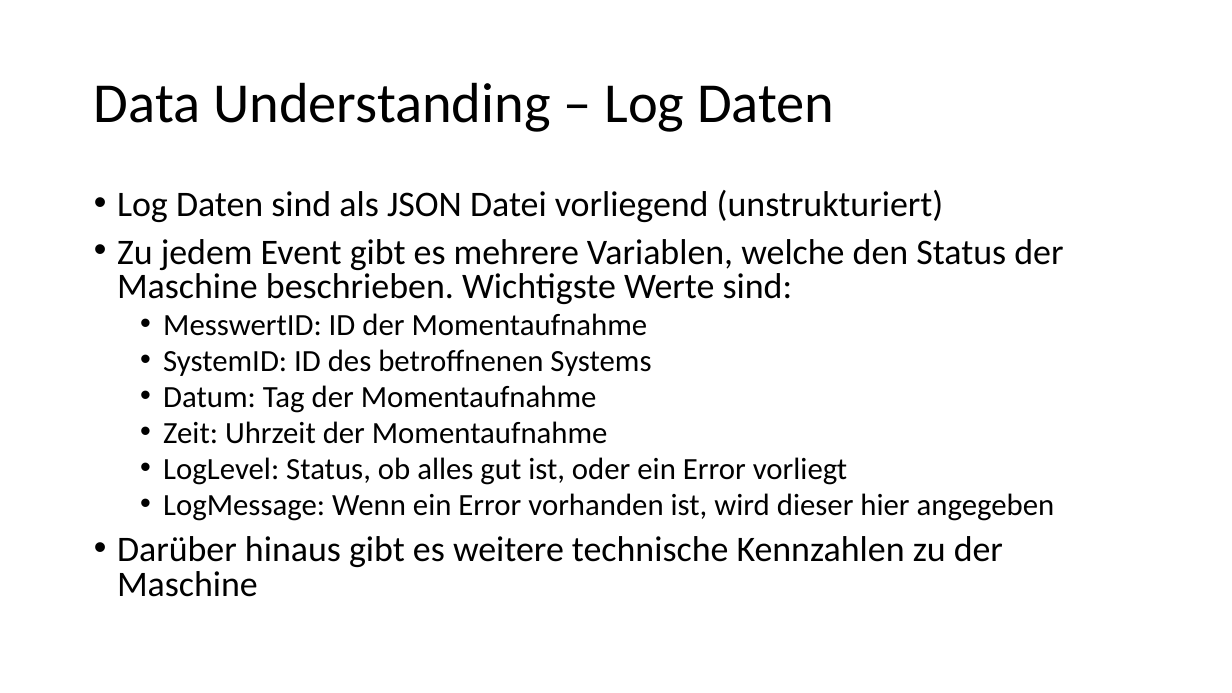
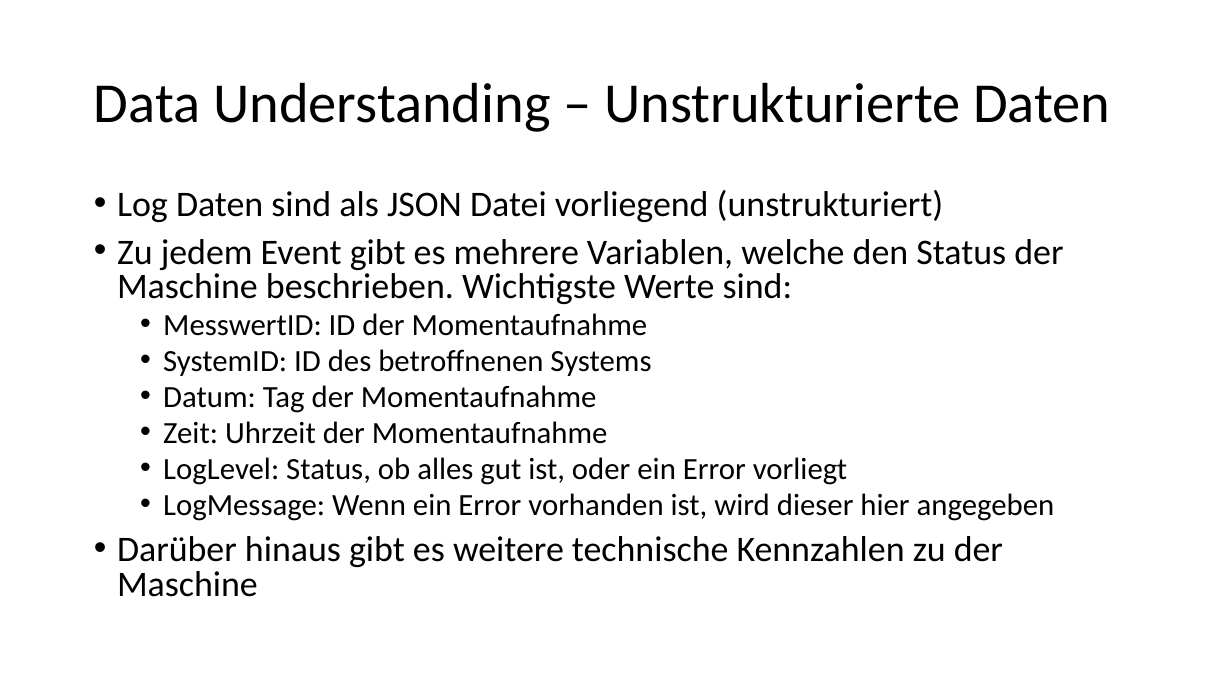
Before and after one commit to Flitschi7/big-data-management, a slide deck: slide 6 of Organisational/Dokumentation HHZ Rocket Project.pptx (slide 7 before the commit). Drawn at 1232x693 pixels with LibreOffice and Linux fonts; fonts in the diff are those of the drawing. Boxes give left, top, right and bottom in pixels: in the first picture for what was removed or moved away, otherwise in the second. Text is boxed around its words. In the diff, an @@ line names an element or a change of style, - is before the commit and + after.

```diff
--- a/Organisational/Dokumentation HHZ Rocket Project.pptx
+++ b/Organisational/Dokumentation HHZ Rocket Project.pptx
@@ title at (94, 82, 1110, 132): text changed @@
-Data Understanding – Log Daten
+Data Understanding – Unstrukturierte Daten
```
Also in this commit, not shown: 3 other slides changed, 1 slide removed, 1 other file.
